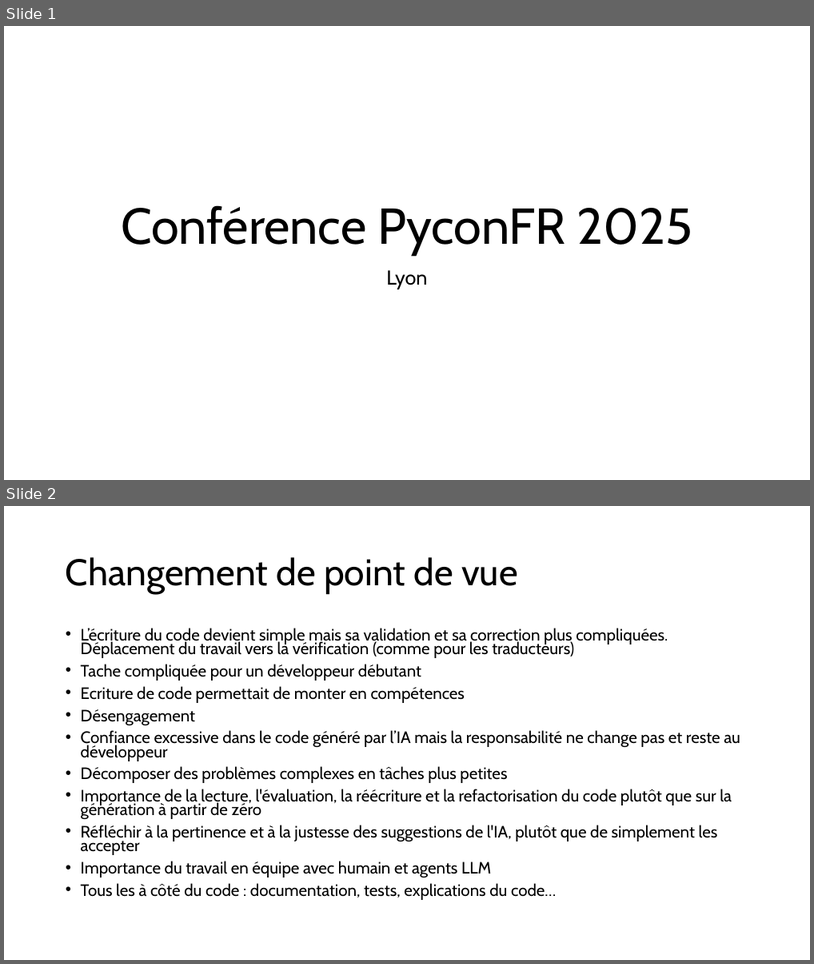
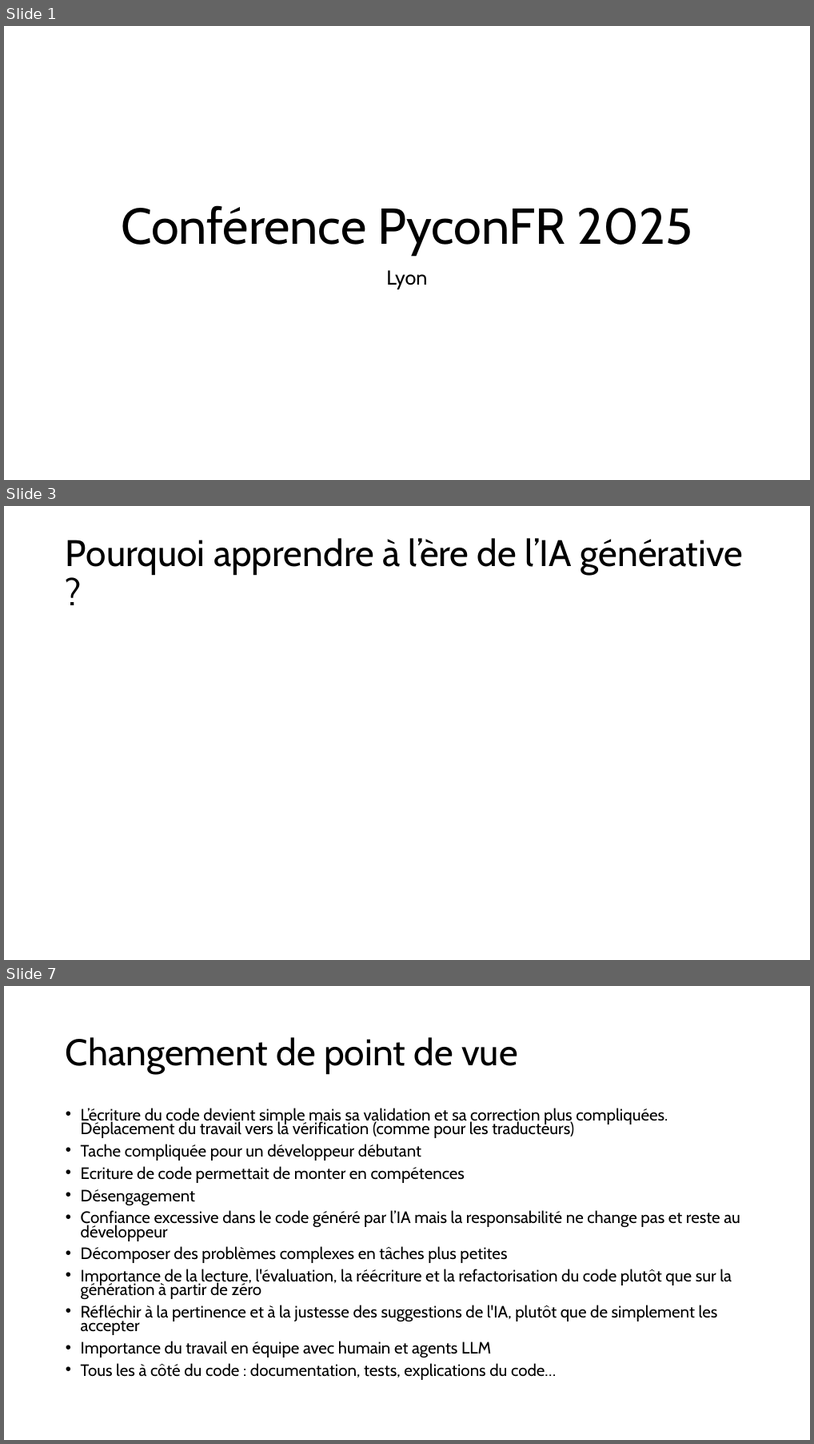
Before and after one commit to Pierre-Loic/prez-Pyconfr-2025, a slide deck: Prez Pyconfr.pptx. Shown one above the other, each under a label of ours: slides 1 and 2 before the commit, slides 1, 3 and 7 after it; the slides between them are not shown. The pictures are 814x964 and 814x1444 pixels, drawn with LibreOffice and Linux fonts; fonts in the diff are those of the drawing. Boxes give left, top, right and bottom in pixels: in the first picture for what was removed or moved away, otherwise in the second. Text is boxed around its words. In the diff, an @@ line names an element or a change of style, - is before the commit and + after.

```diff
--- a/Prez Pyconfr.pptx
+++ b/Prez Pyconfr.pptx
@@ slide 3 added at (4,506,810,960), background #FFFFFF @@
@@ title added at (66,538,744,574), 44 pt, text #000000 @@
+Pourquoi apprendre à l’ère de l’IA générative ?
@@ what was slide 2 is now slide 7 @@
```
Also in this commit, not shown: 4 other slides added.
